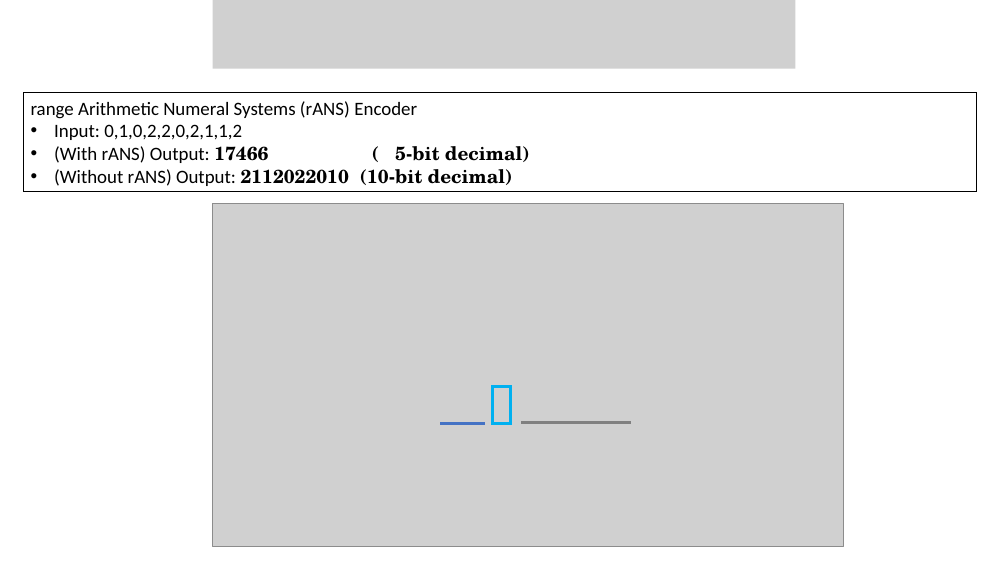
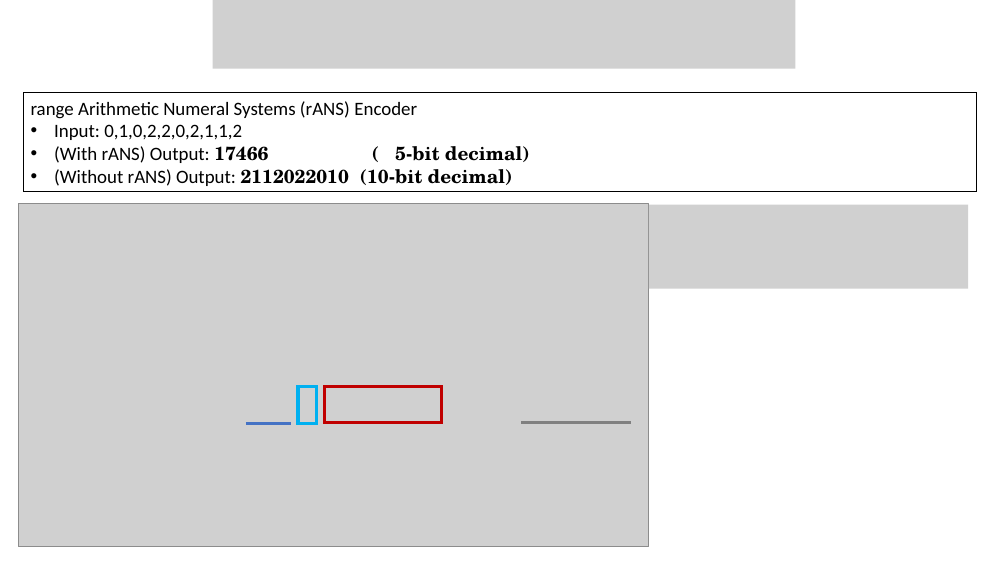
Before and after one commit to BigBang019/Reading, a slide deck: slide 12 of draco/draco.pptx (slide 6 before the commit). Drawn at 1008x567 pixels with LibreOffice and Linux fonts; fonts in the diff are those of the drawing; grey boxes stand for pictures. Boxes give left, top, right and bottom in pixels: in the first picture for what was removed or moved away, otherwise in the second. Text is boxed around its words. In the diff, an @@ line names an element or a change of style, - is before the commit and + after.

```diff
--- a/draco/draco.pptx
+++ b/draco/draco.pptx
@@ picture added at (649,205,968,289) @@
@@ rectangle added at (324,386,442,423), outline #C00000 3 pt @@
@@ picture added at (357,361,409,389) @@
@@ 1 picture, 1 rectangle, 1 line: place and size @@
-1 picture, 1 rectangle, 1 line at (212,203,843,547)
+1 picture, 1 rectangle, 1 line at (18,203,649,547)
```
Also in this commit, not shown: 6 other slides changed, 4 slides added, 3 slides removed, 13 other files.
